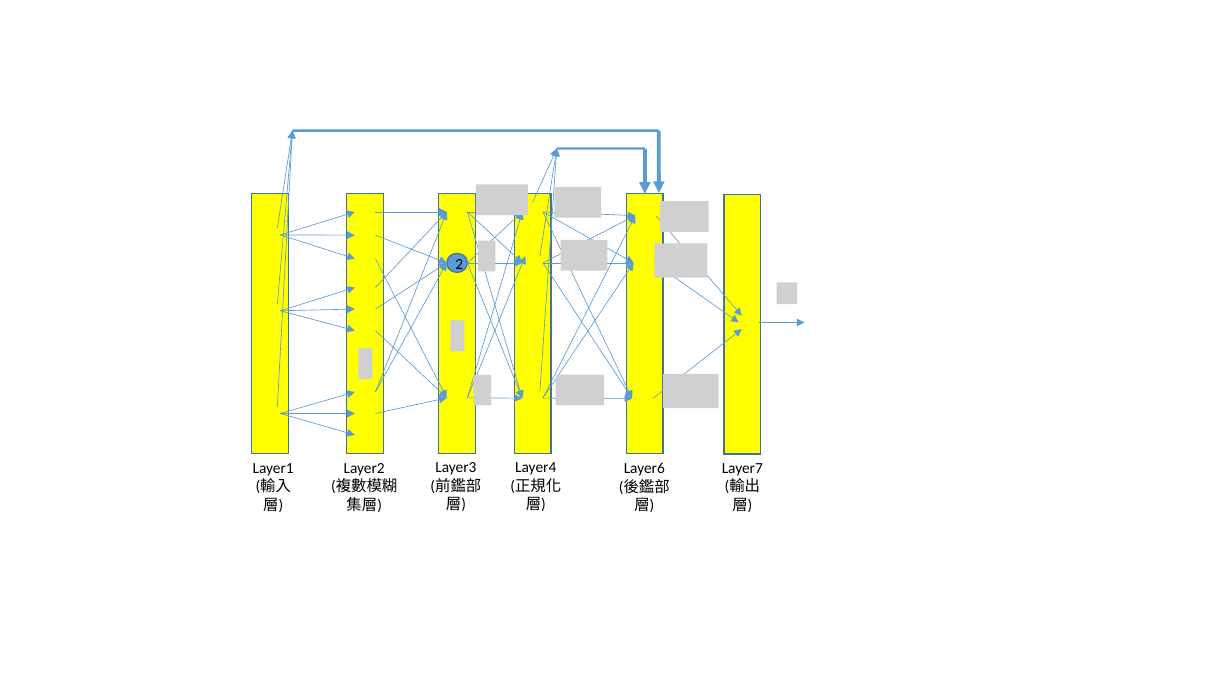
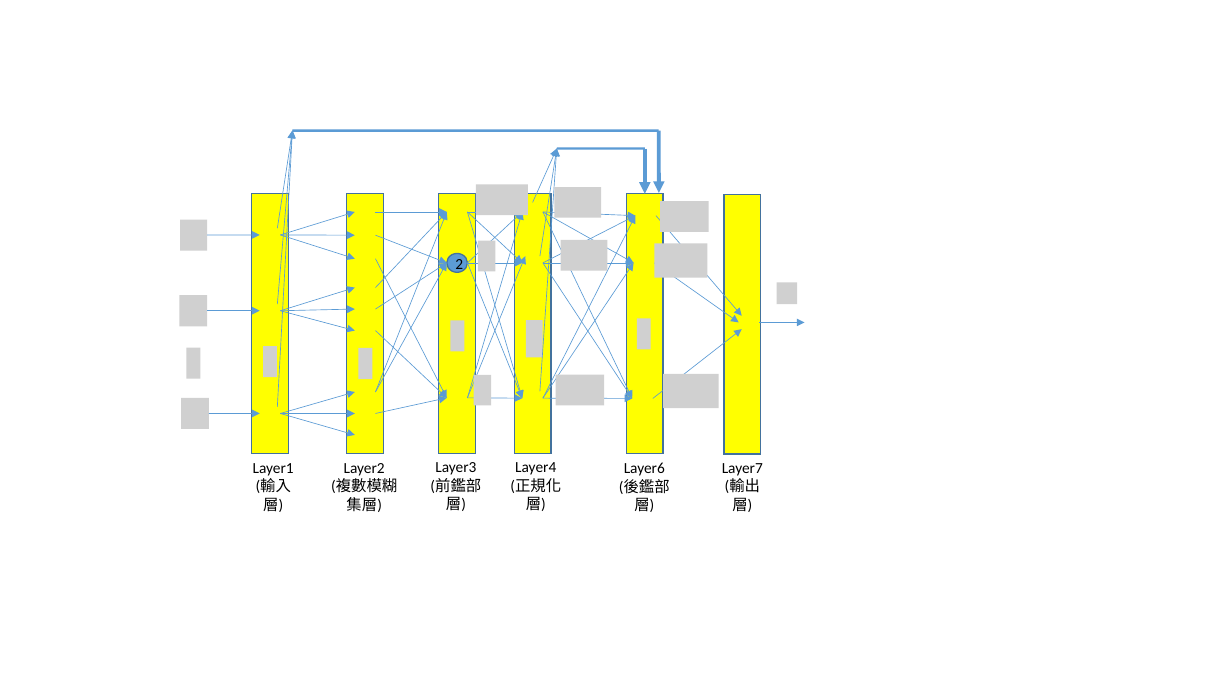
Before and after one commit to add11013/AI, a slide deck: slide 2 of Master Dissertation/Neural Network figure.pptx. Drawn at 1232x693 pixels with LibreOffice and Linux fonts; fonts in the diff are those of the drawing; grey boxes stand for pictures; background and template pictures are left out. Boxes give left, top, right and bottom in pixels: in the first picture for what was removed or moved away, otherwise in the second. Text is boxed around its words. In the diff, an @@ line names an element or a change of style, - is before the commit and + after.

```diff
--- a/Master Dissertation/Neural Network figure.pptx
+++ b/Master Dissertation/Neural Network figure.pptx
@@ group added at bbox=[179, 220, 651, 430]: 7 pictures, 3 arrows @@
```
Also in this commit, not shown: 18 other files.
